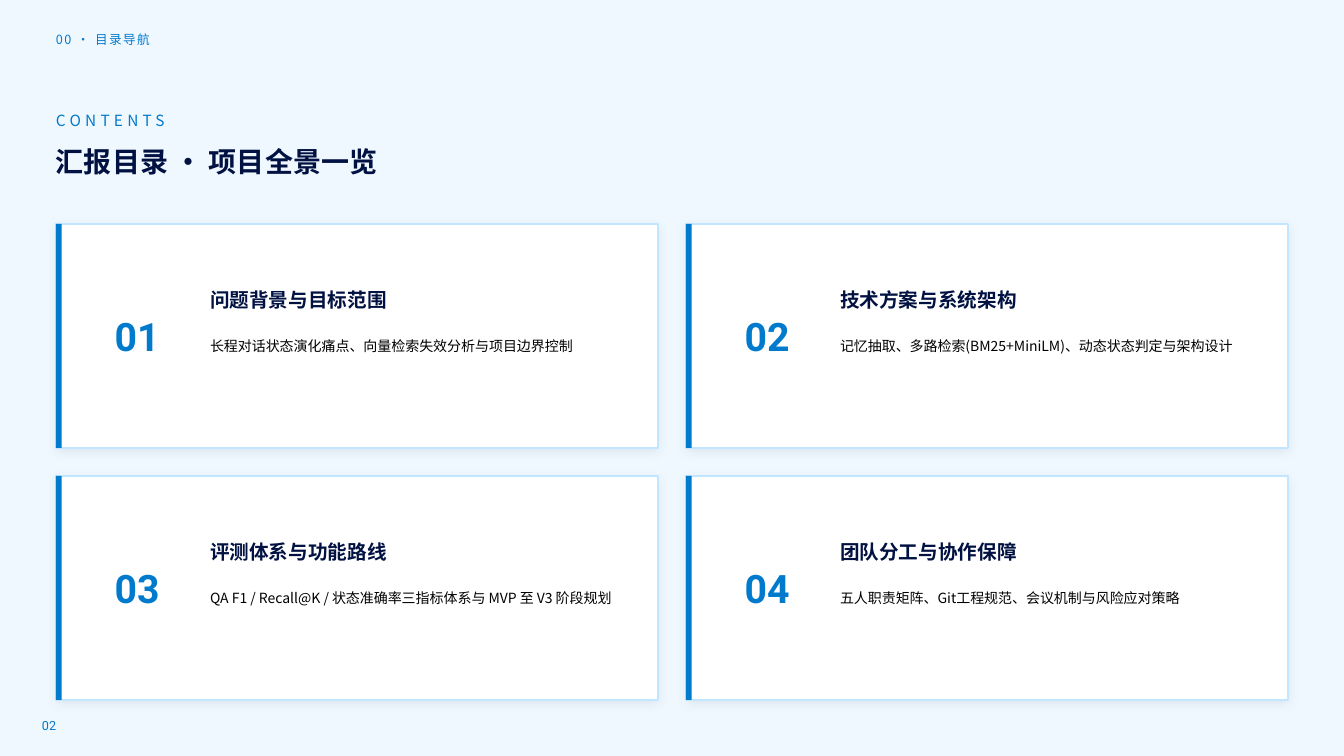
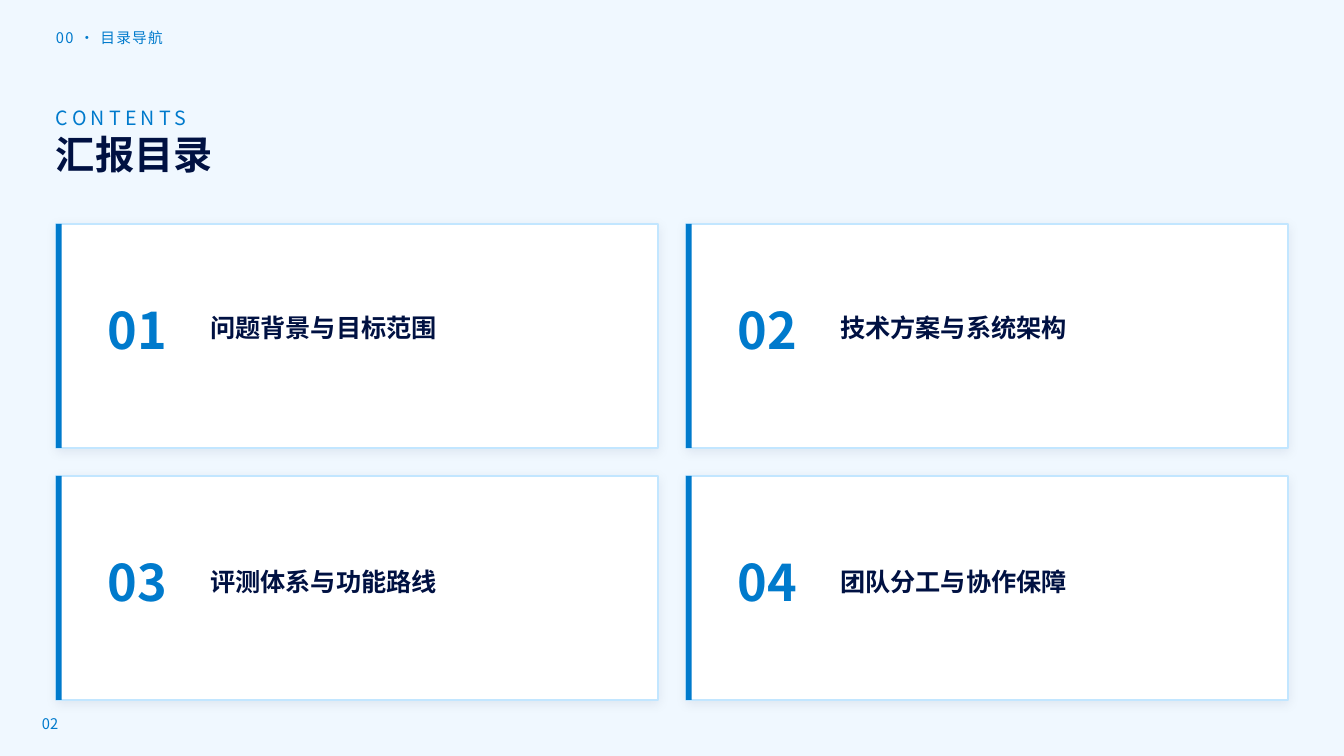
Before and after one commit to Chenyyyyyy666/ZJU-Software-Requirements-Engineering-Project, a slide deck: slide 2 of slides/proposal_ppt.pptx. Drawn at 1344x756 pixels with LibreOffice and Linux fonts; fonts in the diff are those of the drawing. Boxes give left, top, right and bottom in pixels: in the first picture for what was removed or moved away, otherwise in the second. Text is boxed around its words. In the diff, an @@ line names an element or a change of style, - is before the commit and + after.

Commit message:
docs(slides): 更新开题汇报 PPT 与导出 PDF

```diff
--- a/slides/proposal_ppt.pptx
+++ b/slides/proposal_ppt.pptx
@@ text "00 · 目录导航" at [56, 30, 163, 45]: size 9 to 10.5 pt @@
@@ text "CONTENTS" at [56, 110, 186, 126]: size 11 to 14 pt @@
@@ text at [56, 135, 213, 173]: text changed; size 20 to 28 pt @@
-汇报目录 · 项目全景一览
+汇报目录
@@ text "问题背景与目标范围": place and size @@
-text "问题背景与目标范围" at [210, 290, 387, 309]
+text "问题背景与目标范围" at [210, 315, 437, 340]
@@ text "技术方案与系统架构": place and size @@
-text "技术方案与系统架构" at [840, 290, 1017, 309]
+text "技术方案与系统架构" at [840, 315, 1067, 340]
@@ text removed at [210, 339, 573, 352] @@
-长程对话状态演化痛点、向量检索失效分析与项目边界控制
@@ text removed at [840, 339, 1233, 354] @@
-记忆抽取、多路检索(BM25+MiniLM)、动态状态判定与架构设计
@@ size 28 to 36 pt, font Roboto to Noto Sans CJK SC in 4 elements at [107, 311, 166, 350], [737, 311, 796, 350], [107, 563, 166, 602], [737, 563, 796, 602] @@
@@ text "评测体系与功能路线": place and size @@
-text "评测体系与功能路线" at [210, 542, 387, 561]
+text "评测体系与功能路线" at [210, 569, 437, 594]
@@ size 14 to 18 pt in 4 elements at [210, 315, 437, 340], [840, 315, 1067, 340], [210, 569, 437, 594], [840, 569, 1067, 594] @@
@@ text "团队分工与协作保障": place and size @@
-text "团队分工与协作保障" at [840, 542, 1017, 561]
+text "团队分工与协作保障" at [840, 569, 1067, 594]
@@ text removed at [210, 591, 612, 606] @@
-QA F1 / Recall@K / 状态准确率三指标体系与 MVP 至 V3 阶段规划
@@ text removed at [840, 591, 1180, 604] @@
-五人职责矩阵、Git工程规范、会议机制与风险应对策略
@@ text "02" at [42, 718, 58, 729]: size 9 to 10.5 pt, font Roboto to Noto Sans CJK SC @@
```
Also in this commit, not shown: 8 other slides changed, 1 slide added, 1 slide removed, 1 other file.
